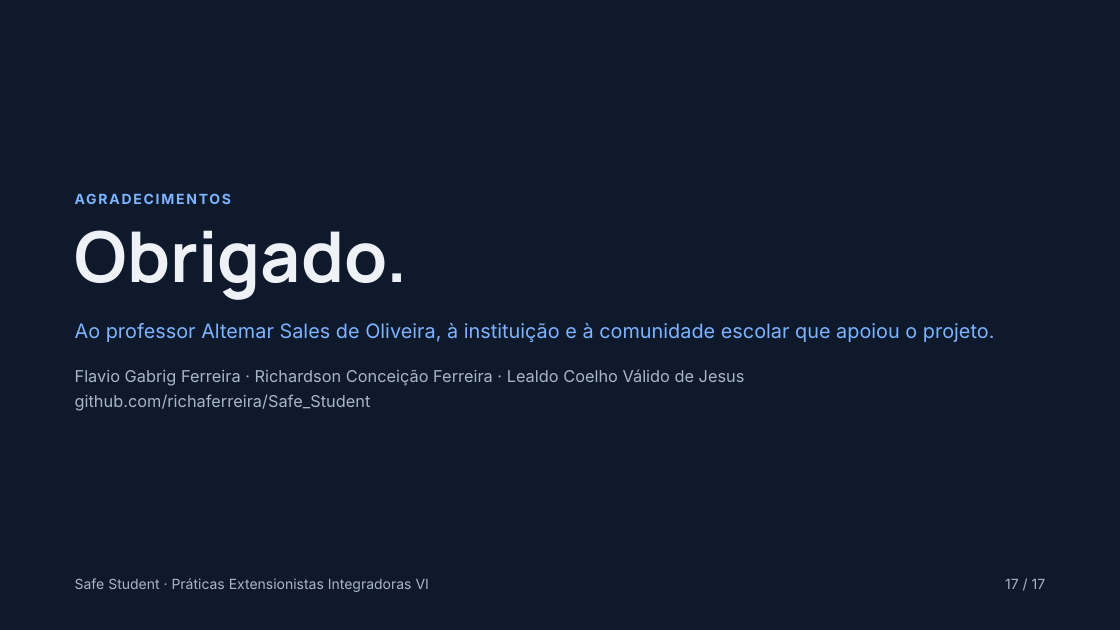
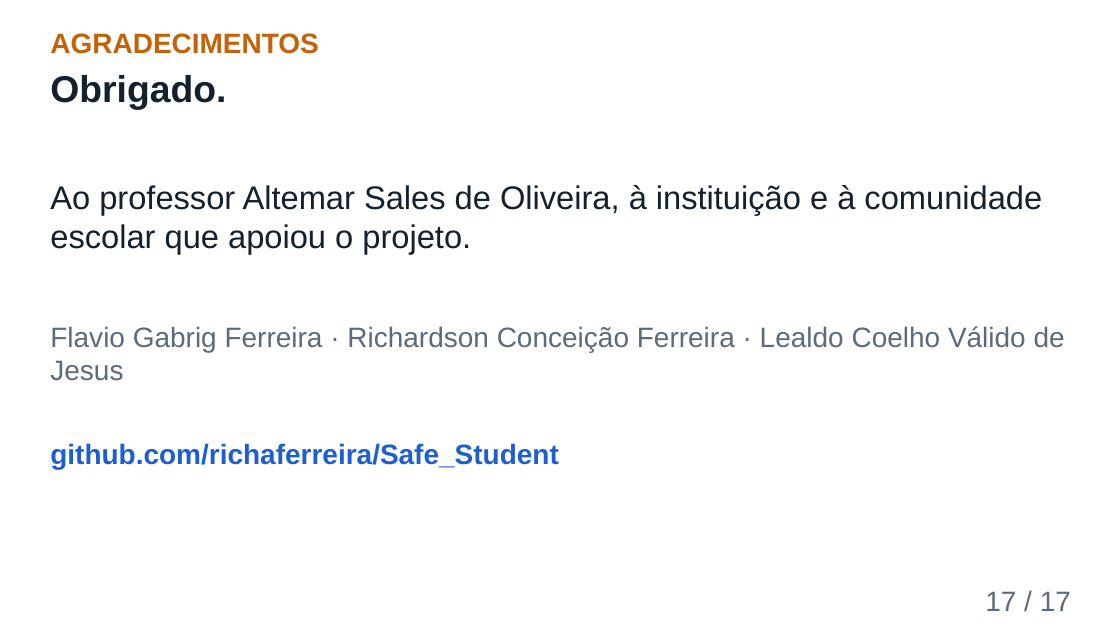
Before and after one commit to richaferreira/Safe_Student, a slide deck: slide 17 of 08_Apresentacao_Final_Safe_Student.pptx. Drawn at 1120x630 pixels with LibreOffice and Linux fonts; fonts in the diff are those of the drawing. Boxes give left, top, right and bottom in pixels: in the first picture for what was removed or moved away, otherwise in the second. Text is boxed around its words. In the diff, an @@ line names an element or a change of style, - is before the commit and + after.

```diff
--- a/08_Apresentacao_Final_Safe_Student.pptx
+++ b/08_Apresentacao_Final_Safe_Student.pptx
@@ background #0E1A2B to #FFFFFF @@
@@ text "AGRADECIMENTOS": place and size @@
-text "AGRADECIMENTOS" at box(75, 188, 1075, 210)
+text "AGRADECIMENTOS" at box(50, 33, 319, 54)
@@ text "AGRADECIMENTOS" at box(50, 33, 319, 54): size 12 to 24 pt, font Inter to Arial, text colour #7DB3FF to #C4620A, letter spacing 1.5 to 0 pt; line spacing 16.8pt to 1 @@
@@ text "Obrigado.": place and size @@
-text "Obrigado." at box(75, 230, 408, 300)
+text "Obrigado." at box(50, 75, 226, 110)
@@ text "Obrigado." at box(50, 75, 226, 110): size 60 to 32 pt, font Manrope to Arial, text colour #EEF2F7 to #14202E; line spacing 60pt to 1 @@
@@ text "Ao professor Altemar Sales de ...": place and size @@
-text "Ao professor Altemar Sales de ..." at box(75, 323, 995, 342)
+text "Ao professor Altemar Sales de ..." at box(50, 185, 1042, 254)
@@ text "Ao professor Altemar Sales de ..." at box(50, 185, 1042, 254): size 17 to 28 pt, font Inter to Arial, text colour #7DB3FF to #14202E; line spacing 23.8pt to 1 @@
@@ text "Flavio Gabrig Ferreira · Richardson ...": place and size @@
-text "Flavio Gabrig Ferreira · Richardson ..." at box(75, 369, 745, 411)
+text "Flavio Gabrig Ferreira · Richardson ..." at box(50, 326, 1065, 381)
@@ text "Flavio Gabrig Ferreira · Richardson ..." at box(50, 326, 1065, 381): size 14 to 24 pt, font Inter to Arial, text colour #A9B6C6 to #5B6B7C; line spacing 21pt to 1 @@
@@ text at box(75, 394, 371, 411): paragraph removed @@
-github.com/richaferreira/Safe_Student
@@ text added at box(50, 443, 558, 469), 24 pt, text #1D5FD0, bold @@
+github.com/richaferreira/Safe_Student
@@ text removed at box(75, 578, 429, 592) @@
-Safe Student · Práticas Extensionistas Integradoras VI
@@ text "17 / 17": place and size @@
-text "17 / 17" at box(1005, 579, 1046, 589)
+text "17 / 17" at box(985, 591, 1071, 611)
@@ text "17 / 17" at box(985, 591, 1071, 611): size 12 to 24 pt, font Inter to Arial, text colour #A9B6C6 to #5B6B7C; line spacing 16.8pt to 1 @@
```
Also in this commit, not shown: 16 other slides changed, 2 other files.
